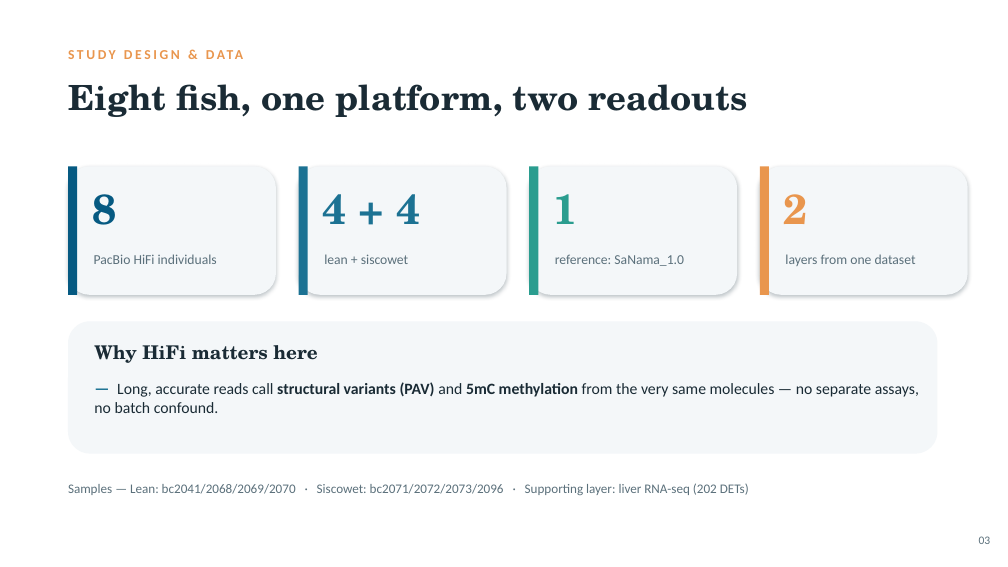
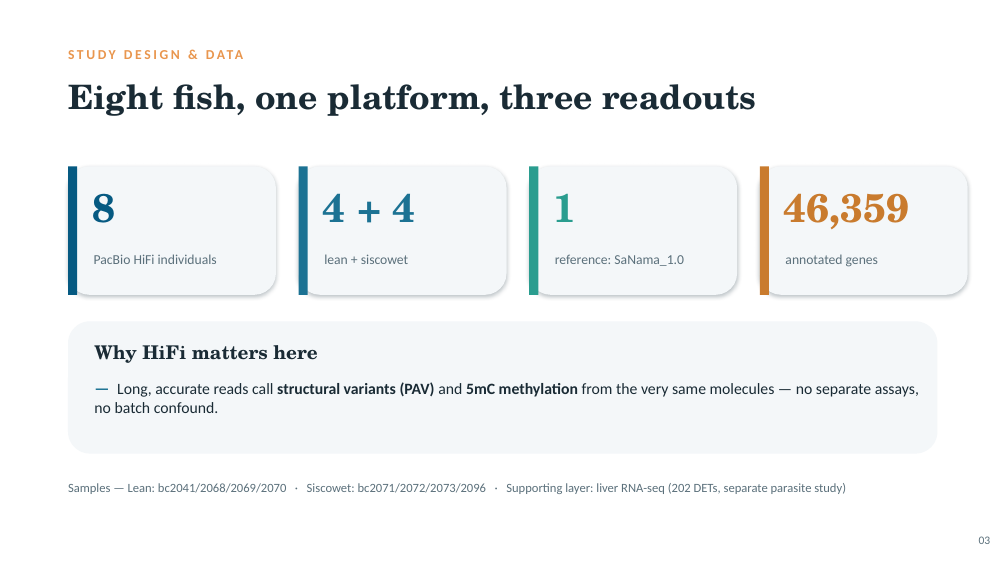
Before and after one commit to RobertsLab/project-lake-trout, a slide deck: slide 4 of output/deck/lake-trout-ecotypes-PAV-methylation.pptx. Drawn at 1008x567 pixels with LibreOffice and Linux fonts; fonts in the diff are those of the drawing. Boxes give left, top, right and bottom in pixels: in the first picture for what was removed or moved away, otherwise in the second. Text is boxed around its words. In the diff, an @@ line names an element or a change of style, - is before the commit and + after.

```diff
--- a/output/deck/lake-trout-ecotypes-PAV-methylation.pptx
+++ b/output/deck/lake-trout-ecotypes-PAV-methylation.pptx
@@ text at (68, 84, 756, 116): text changed; size 33 to 32 pt @@
-Eight fish, one platform, two readouts
+Eight fish, one platform, three readouts
@@ rectangle at (760, 166, 769, 295): fill #E9964E to #C97B2E @@
@@ size 40 to 38 pt in 3 elements at (92, 193, 115, 223), (323, 193, 416, 222), (553, 193, 576, 222) @@
@@ text at (784, 193, 910, 229): text changed; size 40 to 38 pt; text colour #E9964E to #C97B2E @@
-2
+46,359
@@ text at (785, 254, 878, 267): text changed @@
-layers from one dataset
+annotated genes
@@ text at (68, 483, 846, 494): text changed; size 12.5 to 12 pt @@
-Samples — Lean: bc2041/2068/2069/2070 · Siscowet: bc2071/2072/2073/2096 · Supporting layer: liver RNA-seq (202 DETs)
+Samples — Lean: bc2041/2068/2069/2070 · Siscowet: bc2071/2072/2073/2096 · Supporting layer: liver RNA-seq (202 DETs, separate parasite study)
```
Also in this commit, not shown: 9 other slides changed, 4 slides added, 1 slide removed, 1 other file.
